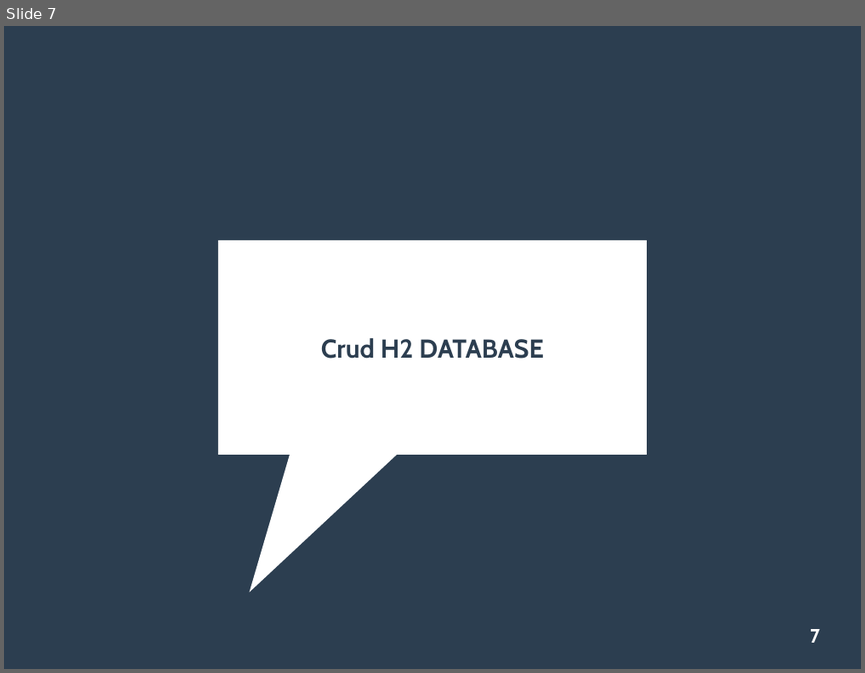
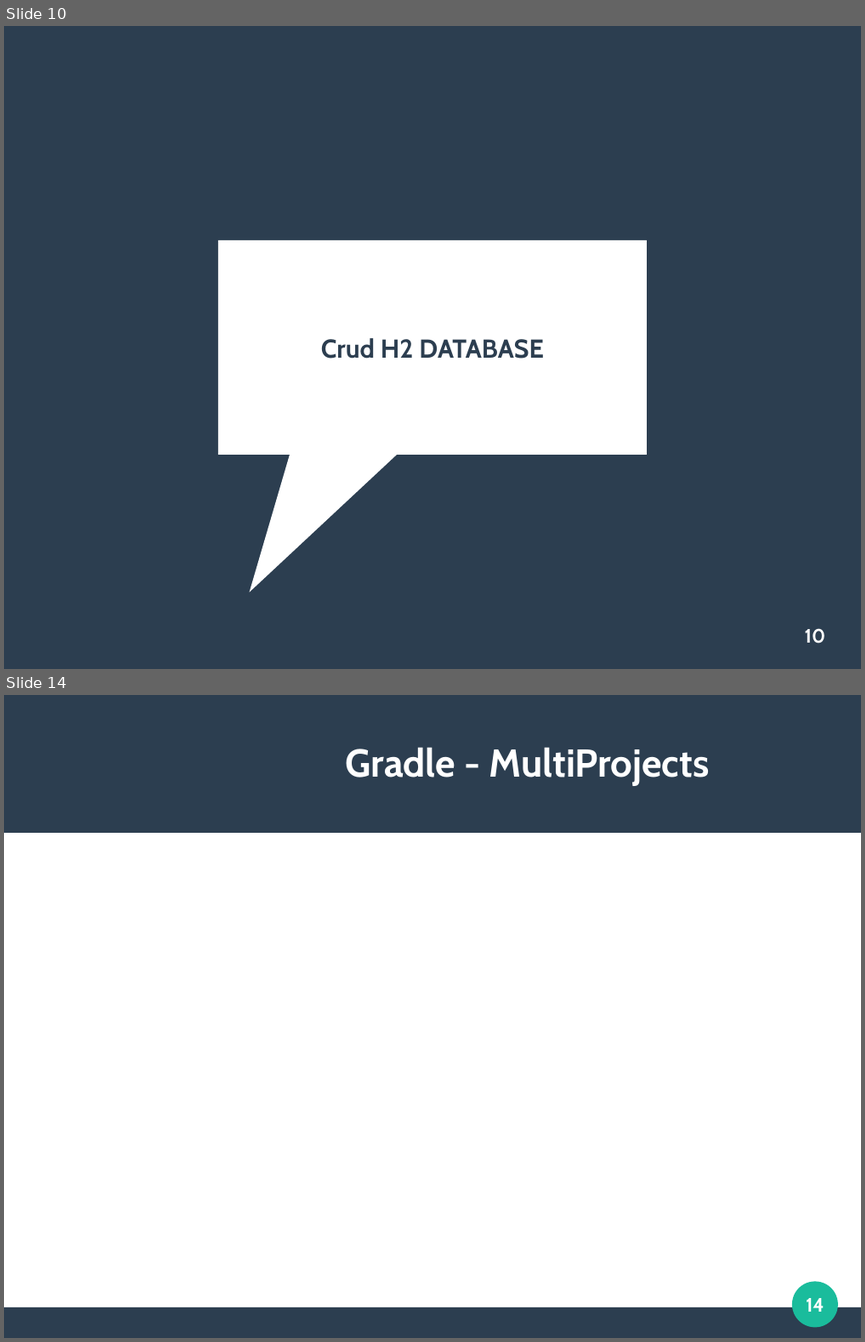
Before and after one commit to viniciusFortti/test, a slide deck: Apresentação/QuartaApresentacaoSpring.odp. Shown one above the other, each under a label of ours: slide 7 before the commit, slides 10 and 14 after it; the slides between them are not shown. The pictures are 865x673 and 865x1342 pixels, drawn with LibreOffice and Linux fonts; fonts in the diff are those of the drawing. Boxes give left, top, right and bottom in pixels: in the first picture for what was removed or moved away, otherwise in the second. Text is boxed around its words. In the diff, an @@ line names an element or a change of style, - is before the commit and + after.

```diff
--- a/Apresentação/QuartaApresentacaoSpring.odp
+++ b/Apresentação/QuartaApresentacaoSpring.odp
@@ slide 14 added at (4, 695, 861, 1338), background #FFFFFF @@
@@ rectangle added at (4, 695, 861, 833), fill #2C3E50 @@
@@ title added at (346, 747, 709, 786), 36 pt, text #FFFFFF, bold @@
+Gradle - MultiProjects
@@ ellipse added at (793, 1281, 838, 1327), fill #1ABC9C @@
@@ page number added at (806, 1298, 824, 1311), 18 pt, text #FFFFFF, bold @@
+14
@@ rectangle added at (4, 1307, 861, 1338), fill #2C3E50 @@
@@ what was slide 7 is now slide 10 @@
@@ page number at (805, 628, 826, 643): text changed @@
-7
+10
```
Also in this commit, not shown: 3 slides changed, 14 other slides added.
